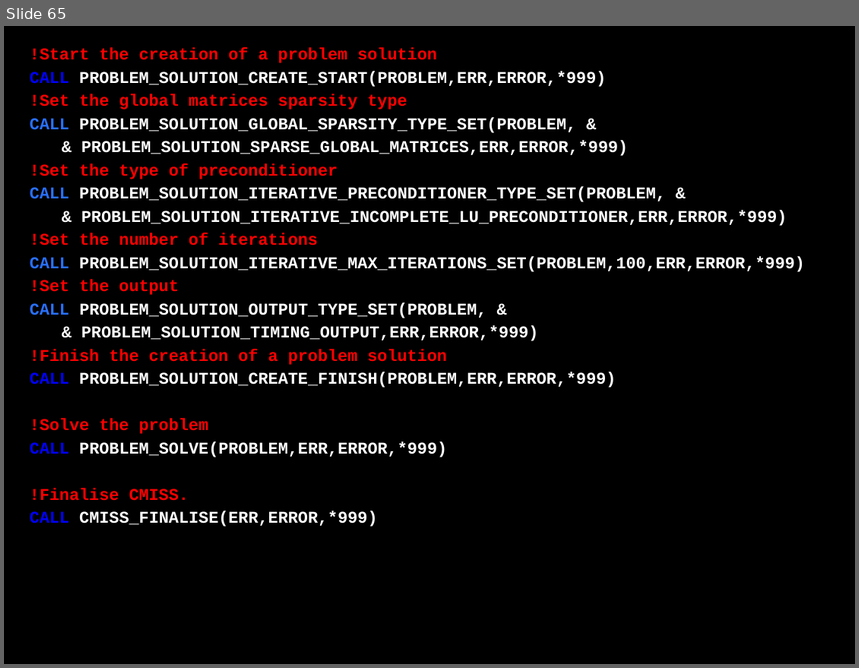
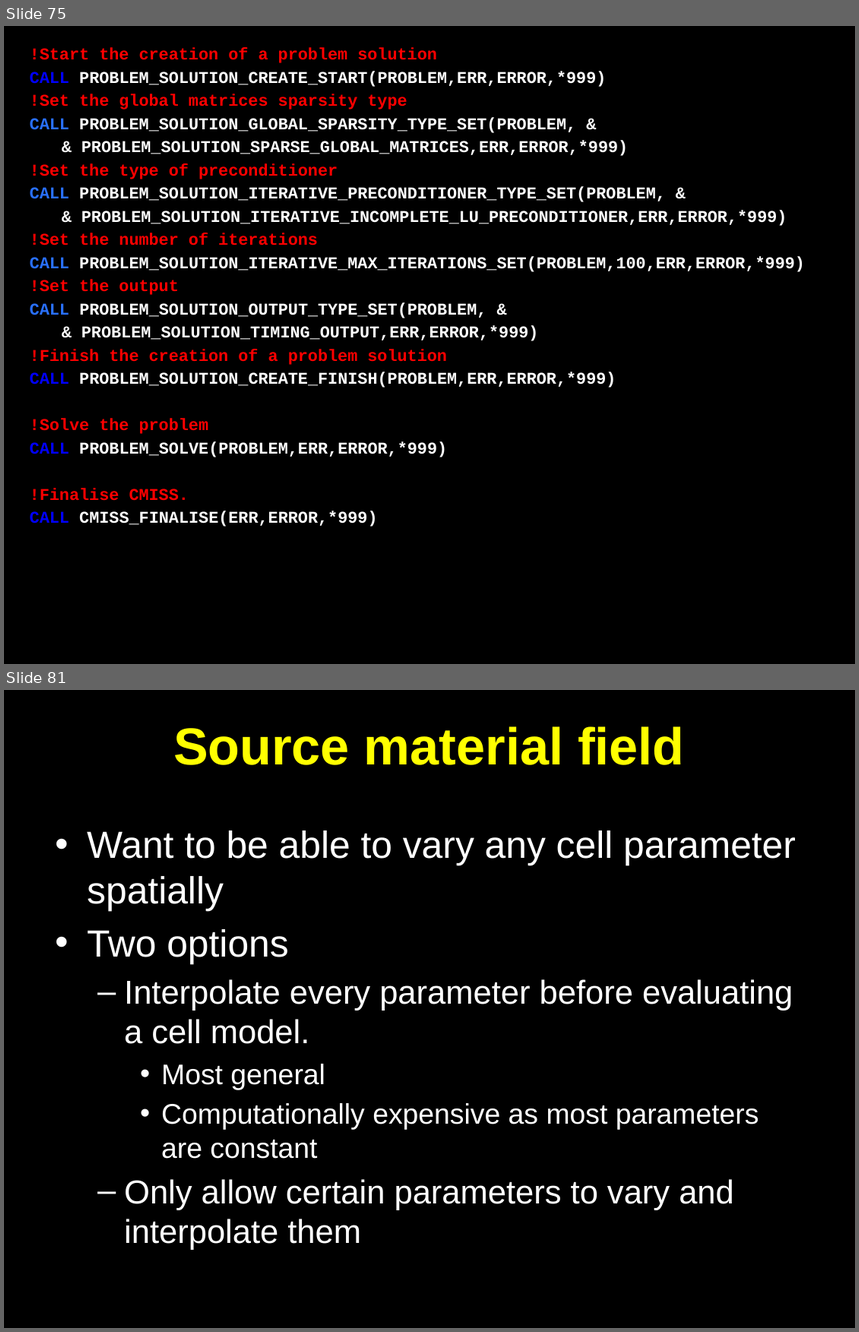
Before and after one commit to OpenCMISS/cm, a slide deck: doc/openCMISS.pptx. Shown one above the other, each under a label of ours: slide 65 before the commit, slides 75 and 81 after it; the slides between them are not shown. The pictures are 859x668 and 859x1332 pixels, drawn with LibreOffice and Linux fonts; fonts in the diff are those of the drawing. Boxes give left, top, right and bottom in pixels: in the first picture for what was removed or moved away, otherwise in the second. Text is boxed around its words. In the diff, an @@ line names an element or a change of style, - is before the commit and + after.

```diff
--- a/doc/openCMISS.pptx
+++ b/doc/openCMISS.pptx
@@ slide 81 added at <box>4,690,855,1328</box>, background #000000 @@
@@ title added at <box>173,726,684,765</box>, 44 pt, text #FFFF00, bold @@
+Source material field
@@ text added at <box>87,831,796,1250</box>, 28 pt, text #FFFFFF @@
+• Want to be able to vary any cell parameter spatially
+• Two options
+  – Interpolate every parameter before evaluating a cell model.
+    • Most general
+    • Computationally expensive as most parameters are constant
+  – Only allow certain parameters to vary and interpolate them
@@ what was slide 65 is now slide 75 @@
```
Also in this commit, not shown: 9 slides changed, 21 other slides added.
